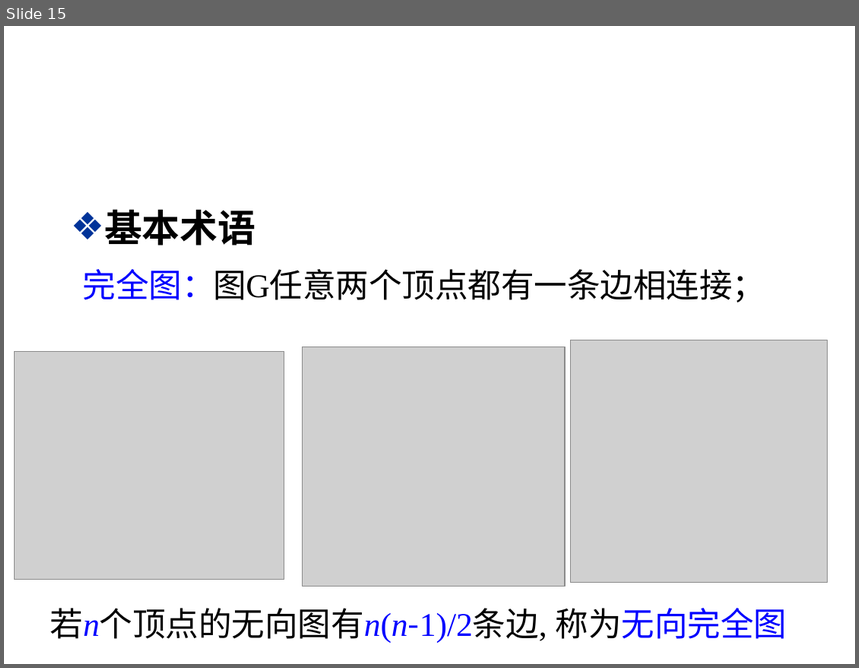
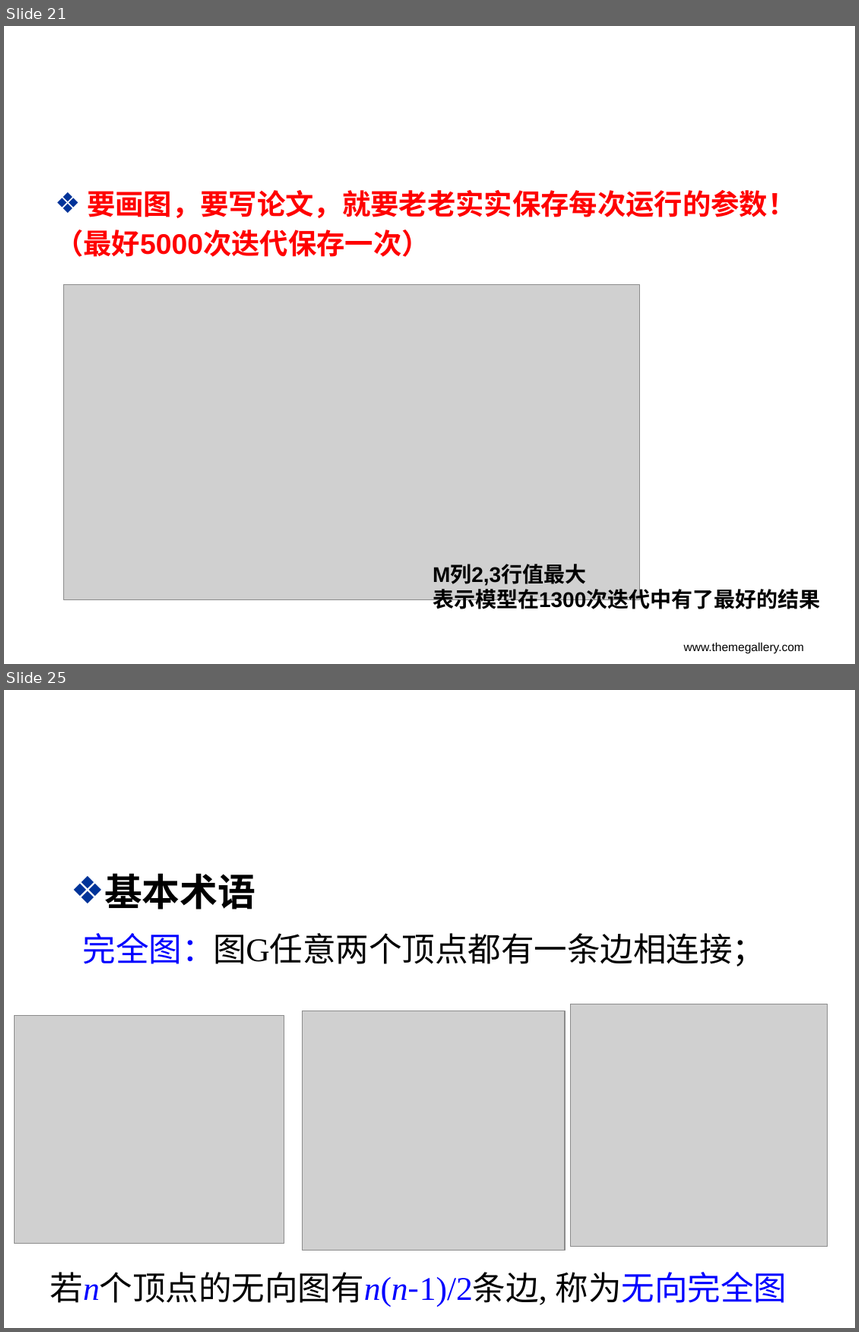
Before and after one commit to Asurada2015/Test, a slide deck: Prediction based on convolutional neural network/worklog/Deeplearning tricks.pptx. Shown one above the other, each under a label of ours: slide 15 before the commit, slides 21 and 25 after it; the slides between them are not shown. The pictures are 859x668 and 859x1332 pixels, drawn with LibreOffice and Linux fonts; fonts in the diff are those of the drawing; grey boxes stand for pictures; background and template pictures are left out. Boxes give left, top, right and bottom in pixels: in the first picture for what was removed or moved away, otherwise in the second. Text is boxed around its words. In the diff, an @@ line names an element or a change of style, - is before the commit and + after.

```diff
--- a/Prediction based on convolutional neural network/worklog/Deeplearning tricks.pptx
+++ b/Prediction based on convolutional neural network/worklog/Deeplearning tricks.pptx
@@ slide 21 added at <box>4,26,855,664</box>, background picture (left out) @@
@@ text added at <box>55,190,796,257</box>, 24 pt, text #FF0000, bold @@
+❖ 要画图，要写论文，就要老老实实保存每次运行的参数！
+（最好5000次迭代保存一次）
@@ title added at <box>87,190,796,218</box>, 32 pt, text #FFFFFF, bold @@
+保存迭代参数
@@ picture added at <box>63,284,640,600</box> @@
@@ text added at <box>433,566,820,613</box>, 18 pt, text #000000, bold @@
+M列2,3行值最大
+表示模型在1300次迭代中有了最好的结果
@@ text added at <box>684,642,804,655</box>, 10 pt, text #000000 @@
+www.themegallery.com
@@ what was slide 15 is now slide 25 @@
```
Also in this commit, not shown: 1 slide changed, 9 other slides added, 1 other file.
